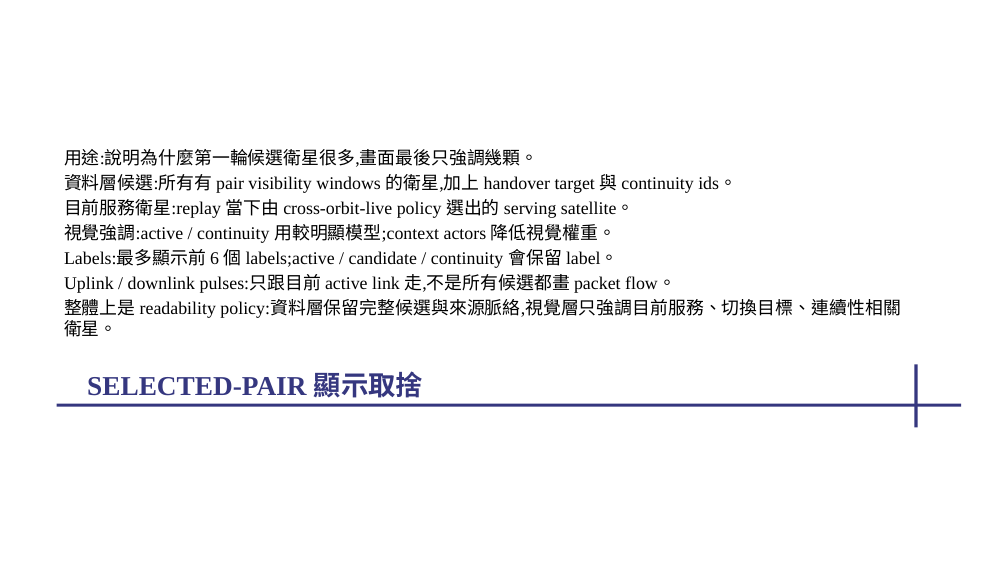
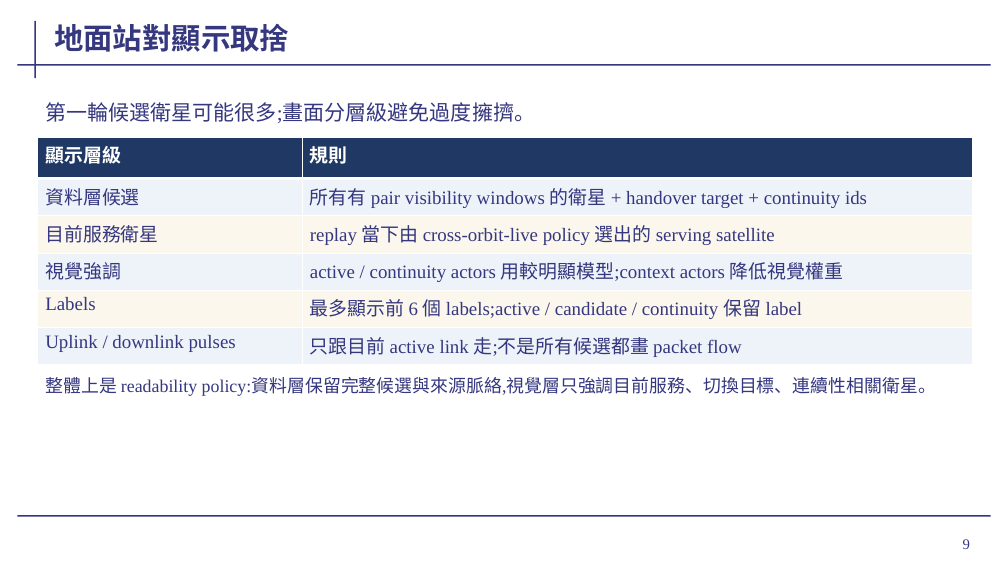
Before and after one commit to cedarwud/scenario-globe-viewer, a slide deck: slide 9 of docs/presentation/wave2-progress-2026-05-19.pptx. Drawn at 1008x567 pixels with LibreOffice and Linux fonts; fonts in the diff are those of the drawing; background and template pictures are left out. Boxes give left, top, right and bottom in pixels: in the first picture for what was removed or moved away, otherwise in the second. Text is boxed around its words. In the diff, an @@ line names an element or a change of style, - is before the commit and + after.

```diff
--- a/docs/presentation/wave2-progress-2026-05-19.pptx
+++ b/docs/presentation/wave2-progress-2026-05-19.pptx
@@ line added from (36, 21) to (36, 78), #35377F 1.5 pt @@
@@ title "地面站對顯示取捨" at (x1=54, y1=24, x2=289, y2=52): vertical alignment top to bottom @@
@@ title at (x1=54, y1=24, x2=289, y2=52): text changed; size 26 to 28 pt @@
-SELECTED-PAIR 顯示取捨
+地面站對顯示取捨
@@ line added from (17, 65) to (991, 65), #35377F 1.5 pt @@
@@ text added at (x1=45, y1=102, x2=535, y2=123), 20 pt, text #35377F @@
+第一輪候選衛星可能很多;畫面分層級避免過度擁擠。
@@ table added at (x1=38, y1=138, x2=972, y2=365), 6 rows, 2 columns @@
+顯示層級 | 規則
+資料層候選 | 所有有 pair visibility windows 的衛星 + handover target + continuity ids
+目前服務衛星 | replay 當下由 cross-orbit-live policy 選出的 serving satellite
+視覺強調 | active / continuity actors 用較明顯模型;context actors 降低視覺權重
+Labels | 最多顯示前 6 個 labels;active / candidate / continuity 保留 label
+Uplink / downlink pulses | 只跟目前 active link 走;不是所有候選都畫 packet flow
@@ text removed at (x1=64, y1=149, x2=900, y2=337) @@
-用途:說明為什麼第一輪候選衛星很多,畫面最後只強調幾顆。
-資料層候選:所有有 pair visibility windows 的衛星,加上 handover target 與 continuity ids。
-目前服務衛星:replay 當下由 cross-orbit-live policy 選出的 serving satellite。
-視覺強調:active / continuity 用較明顯模型;context actors 降低視覺權重。
-Labels:最多顯示前 6 個 labels;active / candidate / continuity 會保留 label。
-Uplink / downlink pulses:只跟目前 active link 走,不是所有候選都畫 packet flow。
-整體上是 readability policy:資料層保留完整候選與來源脈絡,視覺層只強調目前服務、切換目標、連續性相關衛星。
@@ text added at (x1=45, y1=377, x2=936, y2=396), 17 pt, text #35377F @@
+整體上是 readability policy:資料層保留完整候選與來源脈絡,視覺層只強調目前服務、切換目標、連續性相關衛星。
@@ line removed from (917, 364) to (917, 427) @@
@@ line removed from (57, 405) to (962, 405) @@
@@ line added from (17, 516) to (991, 516), #35377F 1.5 pt @@
@@ page number added at (x1=963, y1=539, x2=970, y2=549), 14 pt, text #35377F @@
+9
```
Also in this commit, not shown: 21 other slides changed, 1 slide added, 1 slide removed, 2 other files.
